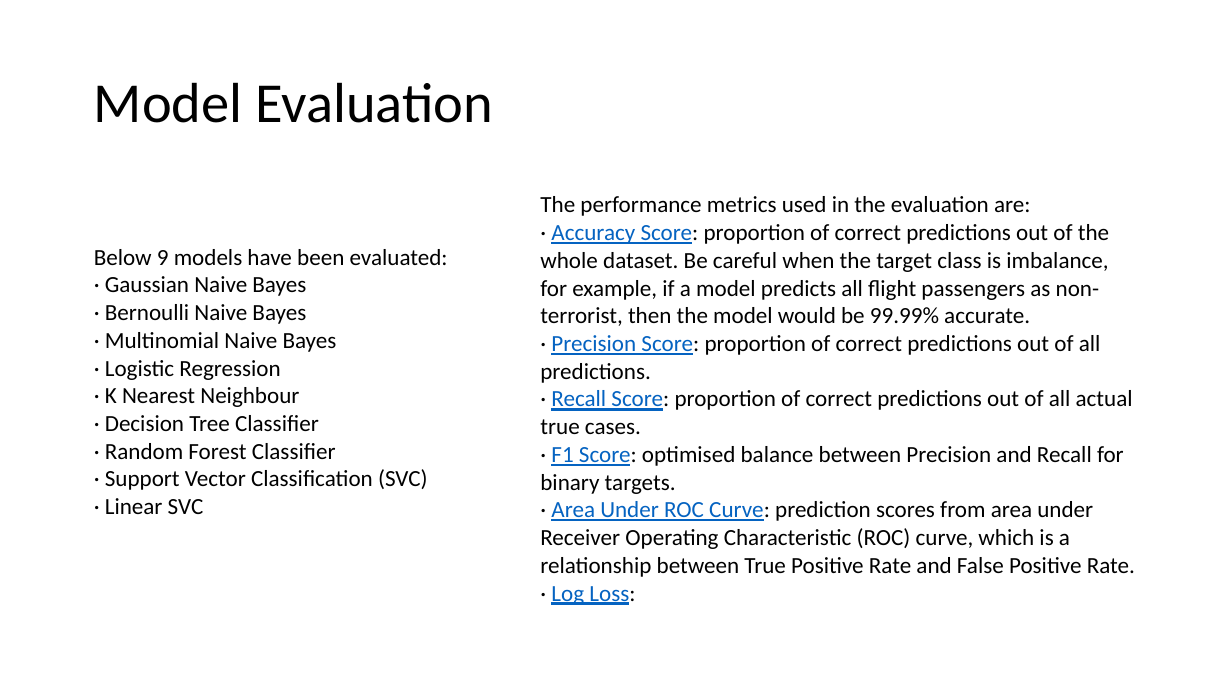
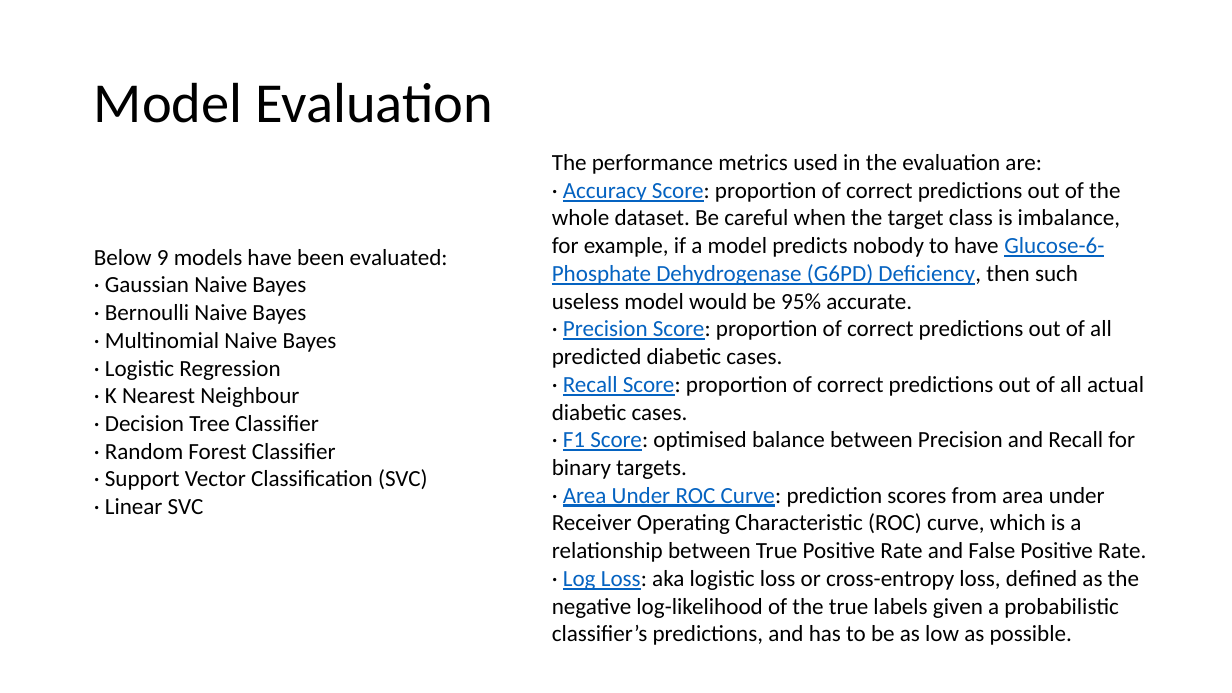
Before and after one commit to JNYH/diabetes_classifier, a slide deck: slide 9 of diabetes_classifier.pptx. Drawn at 1232x693 pixels with LibreOffice and Linux fonts; fonts in the diff are those of the drawing. Boxes give left, top, right and bottom in pixels: in the first picture for what was removed or moved away, otherwise in the second. Text is boxed around its words. In the diff, an @@ line names an element or a change of style, - is before the commit and + after.

Commit message:
project presentation

```diff
--- a/diabetes_classifier.pptx
+++ b/diabetes_classifier.pptx
@@ text at <box>552,154,1146,645</box>: text changed @@
-The performance metrics used in the evaluation are:
-· Accuracy Score: proportion of correct predictions out of the whole dataset. Be careful when the target class is imbalance, for example, if a model predicts all flight passengers as non-terrorist, then the model would be 99.99% accurate.
-· Precision Score: proportion of correct predictions out of all predictions.
-· Recall Score: proportion of correct predictions out of all actual true cases.
-· F1 Score: optimised balance between Precision and Recall for binary targets.
-· Area Under ROC Curve: prediction scores from area under Receiver Operating Characteristic (ROC) curve, which is a relationship between True Positive Rate and False Positive Rate.
-· Log Loss:
+The performance metrics used in the evaluation are:
+· Accuracy Score: proportion of correct predictions out of the whole dataset. Be careful when the target class is imbalance, for example, if a model predicts nobody to have Glucose-6-Phosphate Dehydrogenase (G6PD) Deficiency, then such useless model would be 95% accurate.
+· Precision Score: proportion of correct predictions out of all predicted diabetic cases.
+· Recall Score: proportion of correct predictions out of all actual diabetic cases.
+· F1 Score: optimised balance between Precision and Recall for binary targets.
+· Area Under ROC Curve: prediction scores from area under Receiver Operating Characteristic (ROC) curve, which is a relationship between True Positive Rate and False Positive Rate.
+· Log Loss: aka logistic loss or cross-entropy loss, defined as the negative log-likelihood of the true labels given a probabilistic classifier’s predictions, and has to be as low as possible.
```
